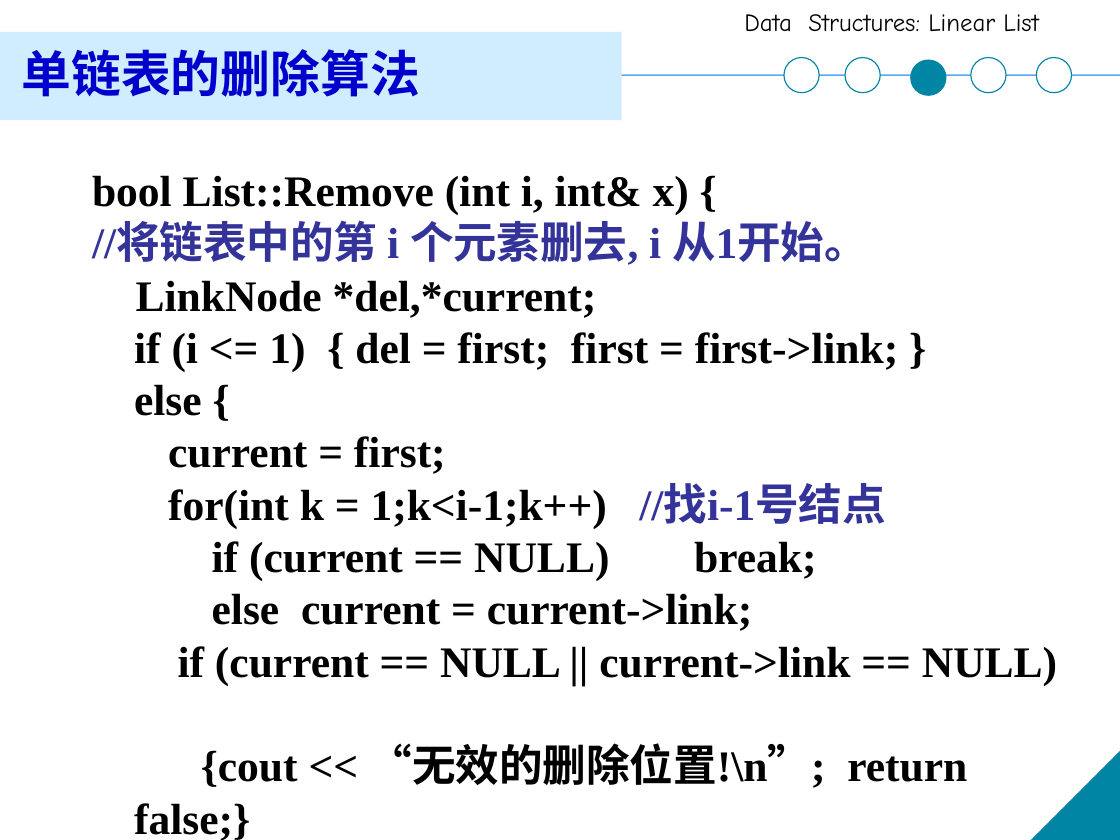
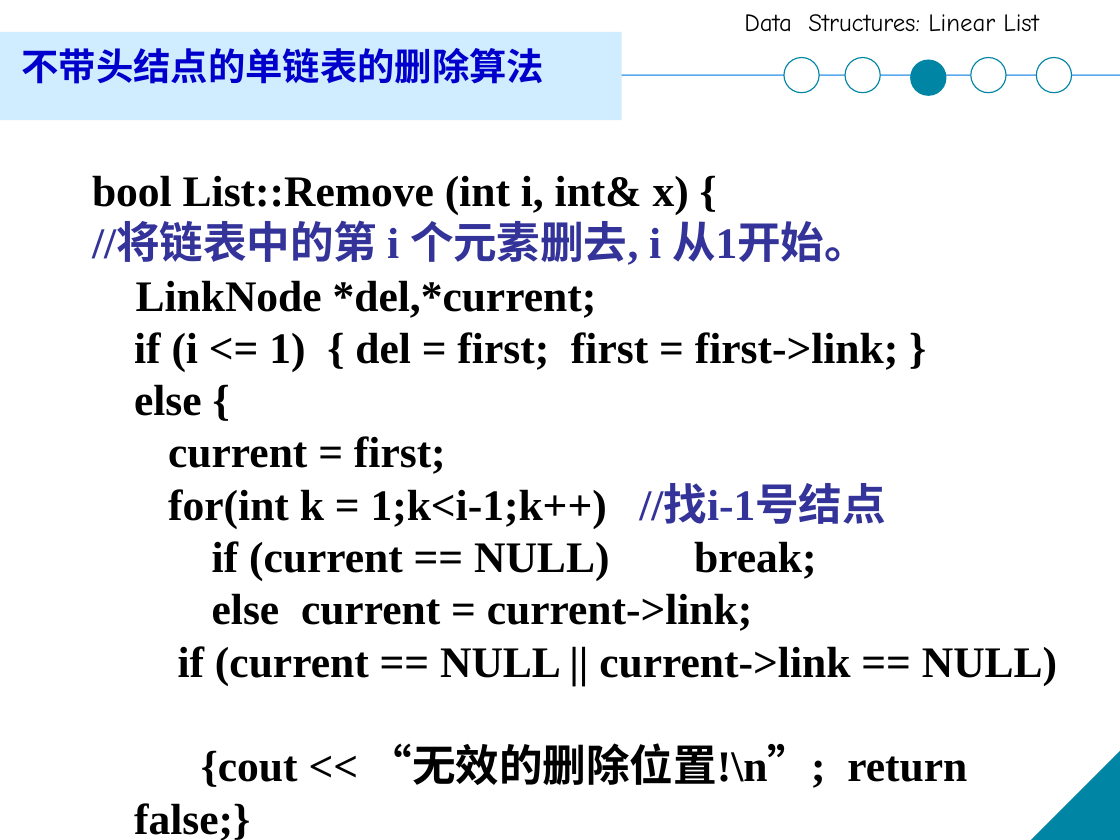
Before and after one commit to XinweiJiang/xinweijiang.github.io, a slide deck: slide 55 of course/ds-a/ds-a-ch2.pptx. Drawn at 1120x840 pixels with LibreOffice and Linux fonts; fonts in the diff are those of the drawing. Boxes give left, top, right and bottom in pixels: in the first picture for what was removed or moved away, otherwise in the second. Text is boxed around its words. In the diff, an @@ line names an element or a change of style, - is before the commit and + after.

```diff
--- a/course/ds-a/ds-a-ch2.pptx
+++ b/course/ds-a/ds-a-ch2.pptx
@@ text at <box>21,48,544,84</box>: text changed; size 32 to 24 pt @@
-单链表的删除算法
+不带头结点的单链表的删除算法
```
Also in this commit, not shown: 17 other slides changed.
